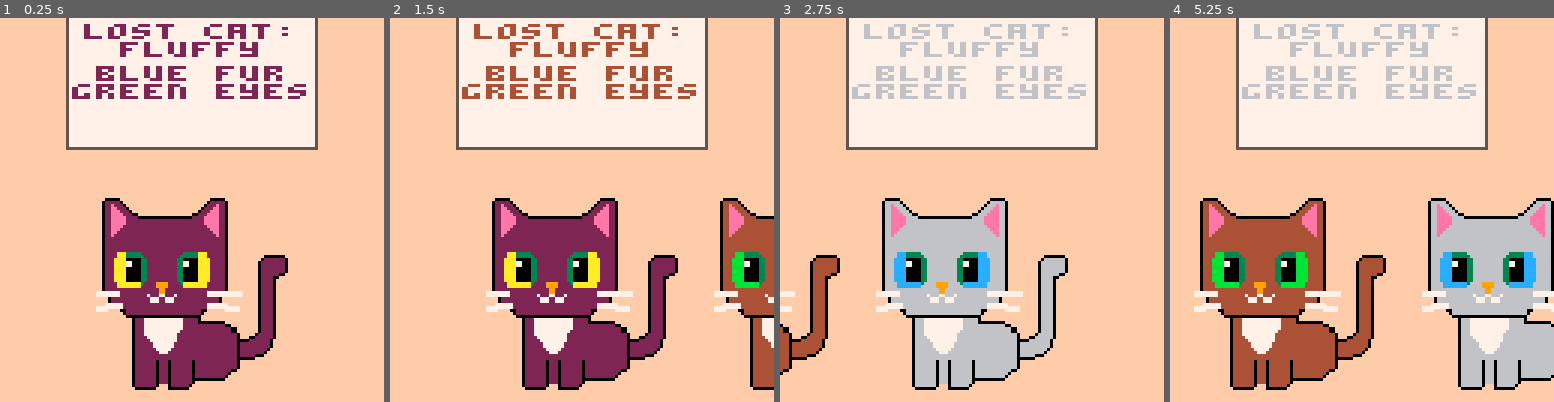
Above: before the commit, frames 1-4 (left to right).
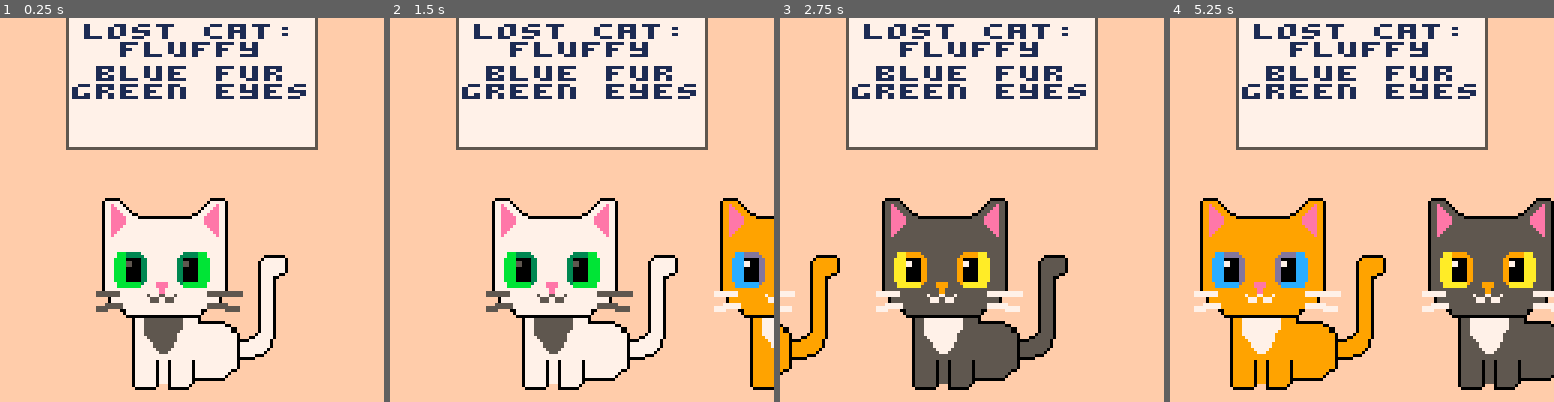
Above: after the commit, the same moments.

Repository: pcal43/pico8-papurrs-please
Game: PICO-8 cartridge pico8-home/carts/lost-cats.p8
The game is run twice, just before and just after one commit, with the same random seed, the same clock (stepped at 60 frames per second) and the same inputs.
Inputs:
- Up to frame 1 (0.25 s): no input
- Up to frame 2 (1.5 s): no input
- Up to frame 3 (2.75 s): hold Right 1.6-2.1 s; hold Right from 2.47 s (still down)
- Up to frame 4 (5.25 s): release Right at 3.03 s; hold Left 3.08-3.58 s; hold Right 4.02-4.68 s; hold Left from 5.08 s (still down)

The runs differ from the first frame. In frame 1, 16% of the frame differs, in the area x 18-80%, y 1-97%; in frame 2, 19%; in frame 3, 16%; in frame 4, 25%, in the area x 8-100%, y 1-97%.

Commit message:
checkpoint

Diff:
--- a/pico8-home/carts/src/Cat.lua
+++ b/pico8-home/carts/src/Cat.lua
@@ -3,6 +3,68 @@
     FUR_COLOR = 1,
     EYE_COLOR = 2
 }
+
+FurColors = {
+   WHITE = {
+     name = "white",
+     fur = 7,
+     stripes = 6,
+     whiskers = 5,
+     nose = 14,
+     outline = 0
+   },
+   ORANGE = {
+     name = "orange",
+     fur = 9,
+     stripes = 4,
+     whiskers = 7,
+     nose = 14,
+     outline = 0
+   },
+   GRAY = {
+     name = "gray",
+     fur = 5,
+     stripes = 6,
+     whiskers = 7,
+     nose = 9,
+     outline = 0
+   },
+   BLACK = {
+     name = "black",
+     fur = 0,
+     stripes = 1,
+     whiskers = 7,
+     nose = 9,
+     outline = 5
+   },
+   BROWN = {
+     name = "brown",
+     fur = 4,
+     stripes = 9,
+     whiskers = 7,
+     nose = 9,
+     outline = 0
+   }
+}
+
+EyeColors = {
+   GREEN = {
+     name = "green",
+     inner = 3,
+     outer = 11
+   },
+   BLUE = {
+     name = "blue",
+     inner = 13,
+     outer = 12
+   },
+   GOLDEN = {
+     name = "golden",
+     inner = 9,
+     outer = 10
+   }
+}
+
 
 
 CatType = {}
@@ -14,10 +76,15 @@
     function self.draw(x, y, traits)
         palt(0, false) -- black is black, beige is transparent
         palt(15, true)
-        pal(1, traits[TraitKeys.FUR_COLOR])
-        pal(11, traits[TraitKeys.EYE_COLOR])
+        pal(1, traits[TraitKeys.FUR_COLOR].fur)
+        pal(7, traits[TraitKeys.FUR_COLOR].whiskers)
+        pal(9, traits[TraitKeys.FUR_COLOR].nose)
+
+        pal(3, traits[TraitKeys.EYE_COLOR].inner)
+        pal(11, traits[TraitKeys.EYE_COLOR].outer)
 
         spr(self.spriteId, x - 64 / 2, y - 64, 8, 8)
+        pal()
         palt(15, false) -- reset
         palt(0, true)
     end
--- a/pico8-home/carts/src/GameScreen.lua
+++ b/pico8-home/carts/src/GameScreen.lua
@@ -7,8 +7,15 @@
     self.canPress = true
 
     self.catList = {}
+    local fur_list = {FurColors.WHITE, FurColors.ORANGE, FurColors.GRAY, FurColors.BLACK, FurColors.BROWN}
+    local eye_list = {EyeColors.GREEN, EyeColors.BLUE, EyeColors.GOLDEN}
     for i=1,5 do
-        local traits = { [TraitKeys.FUR_COLOR] = i * 2 , [TraitKeys.EYE_COLOR] = i + 9}
+        local fidx = ((i - 1) % #fur_list) + 1
+        local eidx = ((i - 1) % #eye_list) + 1
+        local traits = {
+            [TraitKeys.FUR_COLOR] = fur_list[fidx],
+            [TraitKeys.EYE_COLOR] = eye_list[eidx]
+        }
         self.catList[i] = Cat.new(TUXEDO_CAT, traits)
     end
 
@@ -41,19 +48,19 @@
         -- discrete taps: left decrements, right increments
         if btn(0) then
             if self.canPress then
-                self.targetPos = self.targetPos - 1
+                if self.targetPos > 1 then
+                    self.targetPos = self.targetPos - 1
+                end
                 self.canPress = false
             end
         elseif btn(1) then
             if self.canPress then
-                                            printh("tap "..tostr(self.canPress))
-
-                self.targetPos = self.targetPos + 1
+                if self.targetPos < #self.catList then
+                    self.targetPos = self.targetPos + 1
+                end
                 self.canPress = false
             end
         else
-                                            printh("clear")
-
             self.canPress = true
         end
 
